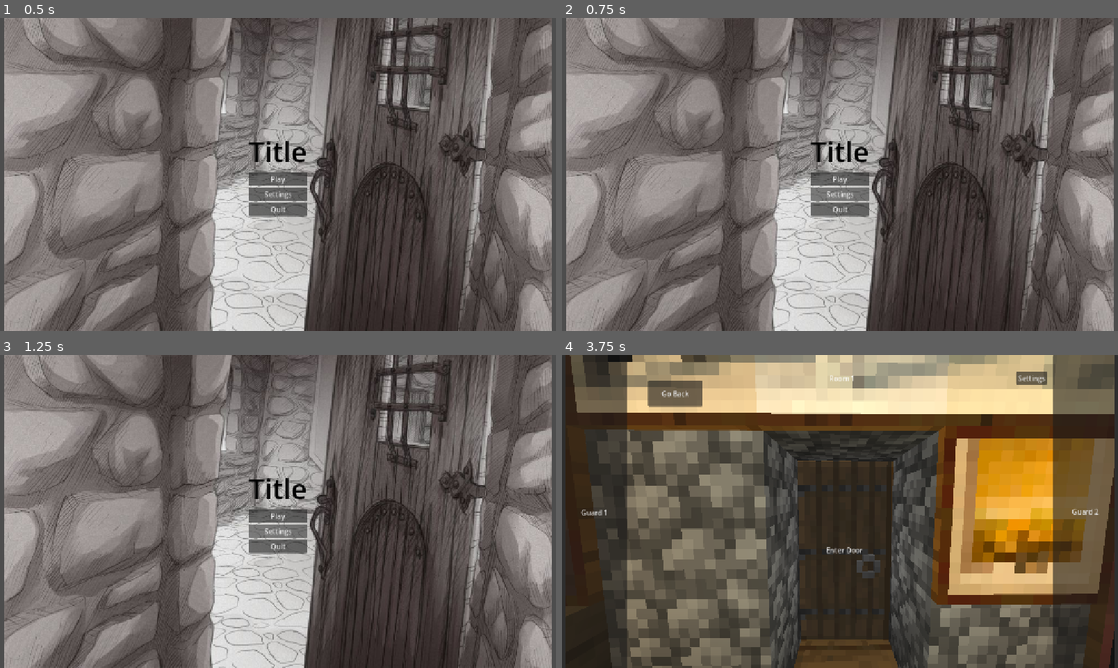
Above: before the commit, frames 1-4 (two rows, left to right).
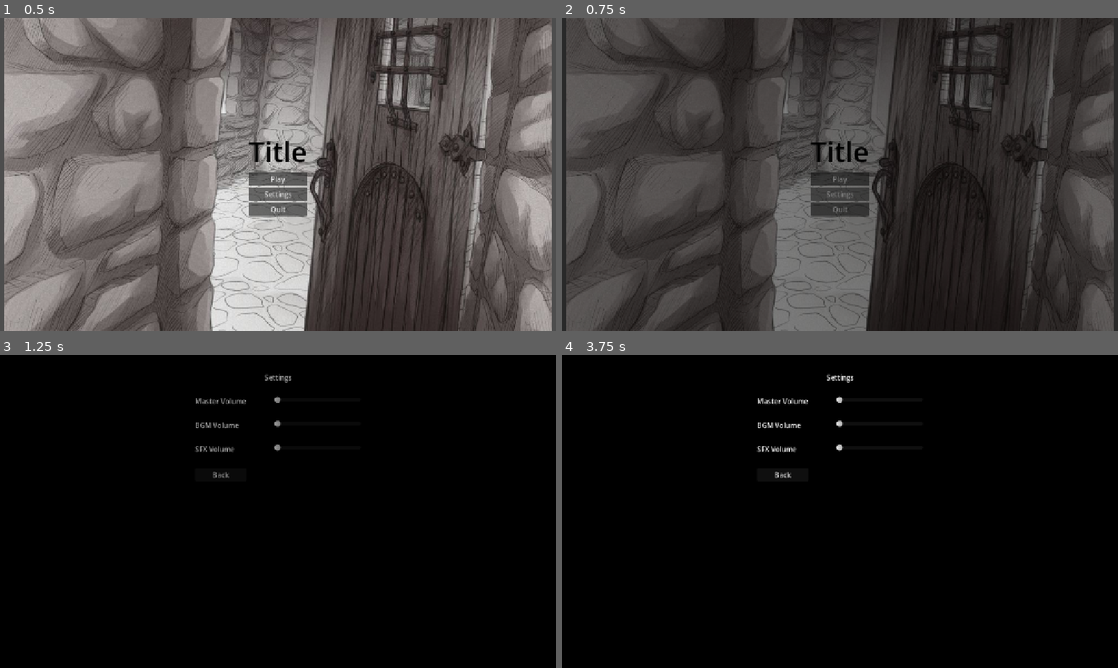
Above: after the commit, the same moments.

Repository: XilefEel/brackeys-2026
Game: Godot game, scene res://scenes/MainMenu.tscn
Two runs of this game, one before a commit and one after it. Both use one fixed random seed, a clock stepped at 60 frames per second and the inputs below.
Inputs (mouse positions are in pixels of both pictures, inside the frame that each line leads up to):
- Up to frame 1 (0.5 s): no input
- Up to frame 2 (0.75 s): click "Settings" at 0.5 s
- Up to frame 3 (1.25 s): no input
- Up to frame 4 (3.75 s): click (784, 473) at 1.25 s, where only the run after the commit has a clickable "Back"; click (840, 514) at 2 s, where only the run before the commit has a clickable "Play"; click (1029, 376) at 2.75 s, where only the run before the commit has a clickable "Settings"; click (673, 533) at 3.5 s, where only the run before the commit has a clickable "Door 1"

Frame 1 is identical in both runs. In frame 2, 95% of the frame differs, in the area x 0-100%, y 0-100%; in frame 3, 100%; in frame 4, 100%.

Commit message:
added basic settings screen

Diff:
--- a/scenes/Game.tscn
+++ b/scenes/Game.tscn
@@ -320,10 +320,10 @@
 
 [node name="Talk" type="Button" parent="Guard2View" unique_id=538085153]
 layout_mode = 0
-offset_left = 465.0
-offset_top = 388.0
-offset_right = 782.0
-offset_bottom = 473.0
+offset_left = 463.0
+offset_top = 362.0
+offset_right = 785.0
+offset_bottom = 440.0
 text = "Talk"
 
 [node name="Guard3View" type="Control" parent="." unique_id=499812086]
--- a/scenes/MainMenu.tscn
+++ b/scenes/MainMenu.tscn
@@ -23,7 +23,7 @@
 expand_mode = 1
 stretch_mode = 5
 
-[node name="CenterContainer" type="CenterContainer" parent="TextureRect" unique_id=737097310]
+[node name="CenterContainer" type="CenterContainer" parent="." unique_id=737097310]
 layout_mode = 1
 anchors_preset = 15
 anchor_right = 1.0
@@ -31,29 +31,30 @@
 grow_horizontal = 2
 grow_vertical = 2
 
-[node name="VBoxContainer" type="VBoxContainer" parent="TextureRect/CenterContainer" unique_id=305665721]
+[node name="VBoxContainer" type="VBoxContainer" parent="CenterContainer" unique_id=305665721]
 layout_mode = 2
 
-[node name="Title" type="Label" parent="TextureRect/CenterContainer/VBoxContainer" unique_id=857830167]
+[node name="Title" type="Label" parent="CenterContainer/VBoxContainer" unique_id=857830167]
 layout_mode = 2
 theme_override_colors/font_color = Color(0, 0, 0, 1)
 theme_override_font_sizes/font_size = 64
 text = "Title"
 
-[node name="Play" type="Button" parent="TextureRect/CenterContainer/VBoxContainer" unique_id=984424500]
+[node name="Play" type="Button" parent="CenterContainer/VBoxContainer" unique_id=984424500]
 unique_name_in_owner = true
 layout_mode = 2
 text = "Play"
 
-[node name="Settings" type="Button" parent="TextureRect/CenterContainer/VBoxContainer" unique_id=1929140115]
+[node name="Settings" type="Button" parent="CenterContainer/VBoxContainer" unique_id=1929140115]
 unique_name_in_owner = true
 layout_mode = 2
 text = "Settings"
 
-[node name="Quit" type="Button" parent="TextureRect/CenterContainer/VBoxContainer" unique_id=1234005711]
+[node name="Quit" type="Button" parent="CenterContainer/VBoxContainer" unique_id=1234005711]
 unique_name_in_owner = true
 layout_mode = 2
 text = "Quit"
 
-[connection signal="pressed" from="TextureRect/CenterContainer/VBoxContainer/Play" to="." method="_on_play_pressed"]
-[connection signal="pressed" from="TextureRect/CenterContainer/VBoxContainer/Quit" to="." method="_on_quit_pressed"]
+[connection signal="pressed" from="CenterContainer/VBoxContainer/Play" to="." method="_on_play_pressed"]
+[connection signal="pressed" from="CenterContainer/VBoxContainer/Settings" to="." method="_on_settings_pressed"]
+[connection signal="pressed" from="CenterContainer/VBoxContainer/Quit" to="." method="_on_quit_pressed"]
--- /dev/null
+++ b/scenes/SettingsMenu.tscn
@@ -0,0 +1,84 @@
+[gd_scene format=3 uid="uid://bb52vub8ekxn6"]
+
+[ext_resource type="Script" uid="uid://cpqeog800b8qu" path="res://scripts/settings_menu.gd" id="1_yelko"]
+
+[node name="SettingsMenu" type="Control" unique_id=2088652194]
+layout_mode = 3
+anchors_preset = 15
+anchor_right = 1.0
+anchor_bottom = 1.0
+grow_horizontal = 2
+grow_vertical = 2
+script = ExtResource("1_yelko")
+
+[node name="ColorRect" type="ColorRect" parent="." unique_id=1975191574]
+layout_mode = 1
+anchors_preset = 15
+anchor_right = 1.0
+anchor_bottom = 1.0
+grow_horizontal = 2
+grow_vertical = 2
+color = Color(0, 0, 0, 1)
+
+[node name="MarginContainer" type="MarginContainer" parent="." unique_id=1896067559]
+layout_mode = 1
+anchors_preset = 15
+anchor_right = 1.0
+anchor_bottom = 1.0
+grow_horizontal = 2
+grow_vertical = 2
+theme_override_constants/margin_left = 40
+theme_override_constants/margin_top = 40
+theme_override_constants/margin_right = 40
+theme_override_constants/margin_bottom = 40
+
+[node name="VBoxContainer" type="VBoxContainer" parent="MarginContainer" unique_id=2007384613]
+layout_mode = 2
+theme_override_constants/separation = 32
+
+[node name="Label" type="Label" parent="MarginContainer/VBoxContainer" unique_id=1475569867]
+layout_mode = 2
+size_flags_horizontal = 4
+text = "Settings"
+horizontal_alignment = 1
+
+[node name="GridContainer" type="GridContainer" parent="MarginContainer/VBoxContainer" unique_id=1680831124]
+layout_mode = 2
+size_flags_horizontal = 4
+size_flags_vertical = 4
+theme_override_constants/h_separation = 64
+theme_override_constants/v_separation = 32
+columns = 2
+
+[node name="Label" type="Label" parent="MarginContainer/VBoxContainer/GridContainer" unique_id=2011080193]
+layout_mode = 2
+text = "Master Volume"
+
+[node name="MasterVolumeSlider" type="HSlider" parent="MarginContainer/VBoxContainer/GridContainer" unique_id=1246572296]
+unique_name_in_owner = true
+custom_minimum_size = Vector2(200, 0)
+layout_mode = 2
+
+[node name="Label2" type="Label" parent="MarginContainer/VBoxContainer/GridContainer" unique_id=1671038130]
+layout_mode = 2
+text = "BGM Volume"
+
+[node name="BGMVolumeSlider" type="HSlider" parent="MarginContainer/VBoxContainer/GridContainer" unique_id=1483482037]
+unique_name_in_owner = true
+custom_minimum_size = Vector2(200, 0)
+layout_mode = 2
+
+[node name="Label3" type="Label" parent="MarginContainer/VBoxContainer/GridContainer" unique_id=2016676239]
+layout_mode = 2
+text = "SFX Volume"
+
+[node name="SFXVolumeSlider" type="HSlider" parent="MarginContainer/VBoxContainer/GridContainer" unique_id=1809819671]
+unique_name_in_owner = true
+custom_minimum_size = Vector2(200, 0)
+layout_mode = 2
+
+[node name="BackButton" type="Button" parent="MarginContainer/VBoxContainer/GridContainer" unique_id=691912267]
+layout_mode = 2
+text = "Back"
+
+[connection signal="pressed" from="MarginContainer/VBoxContainer/GridContainer/BackButton" to="." method="_on_back_button_pressed"]
--- a/scenes/hud.tscn
+++ b/scenes/hud.tscn
@@ -20,12 +20,3 @@
 offset_bottom = 65.0
 size_flags_horizontal = 6
 text = "Room 1"
-
-[node name="Settings" type="Button" parent="Control" unique_id=926752071]
-unique_name_in_owner = true
-layout_mode = 0
-offset_left = 1046.0
-offset_top = 38.0
-offset_right = 1116.0
-offset_bottom = 69.0
-text = "Settings"
--- a/scripts/main_menu.gd
+++ b/scripts/main_menu.gd
@@ -1,7 +1,7 @@
 class_name MainMenu
 extends Control
 
-@export_file("*.tscn") var game_scene: String = "res://scenes/game.tscn"
+@export_file("*.tscn") var game_scene: String = "res://scenes/Game.tscn"
 
 @onready var play_button: Button = %Play
 @onready var settings_button: Button = %Settings
@@ -20,5 +20,9 @@
 		push_error("Main game scene path is invalid: %s" % game_scene)
 
 
+func _on_settings_pressed() -> void:
+	SceneTransition.change_scene("res://scenes/SettingsMenu.tscn")
+
+
 func _on_quit_pressed() -> void:
 	get_tree().quit()
--- /dev/null
+++ b/scripts/settings_menu.gd
@@ -0,0 +1,10 @@
+class_name SettingsMenu
+extends Control
+
+@onready var master_slider: HSlider = %MasterVolumeSlider
+@onready var sfx_slider: HSlider = %SFXVolumeSlider
+@onready var bgm_slider: HSlider = %BGMVolumeSlider
+
+
+func _on_back_button_pressed() -> void:
+	SceneTransition.change_scene("res://scenes/MainMenu.tscn")
Not shown, added: export_presets.cfg
Not shown, added: scripts/settings_menu.gd.uid
